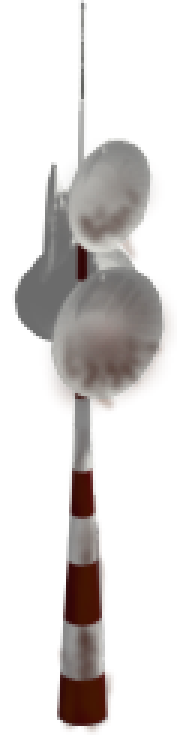
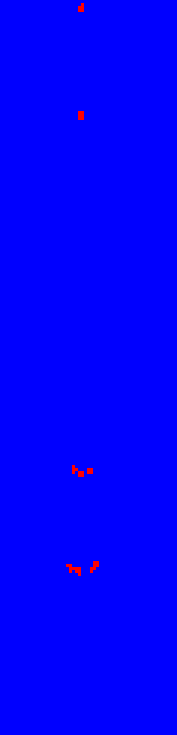
Revision of a layered (177, 735) image; what changed, layer by layer:
added layer "anim_1" above "animation_mask" over [66, 6, 99, 576]
painted on "animation_mask" over [75, 3, 84, 120]
hid "antenna.png", painted on it over [12, 0, 177, 735]
moved "bg" below "antenna.png", painted on it over [0, 0, 177, 735]
